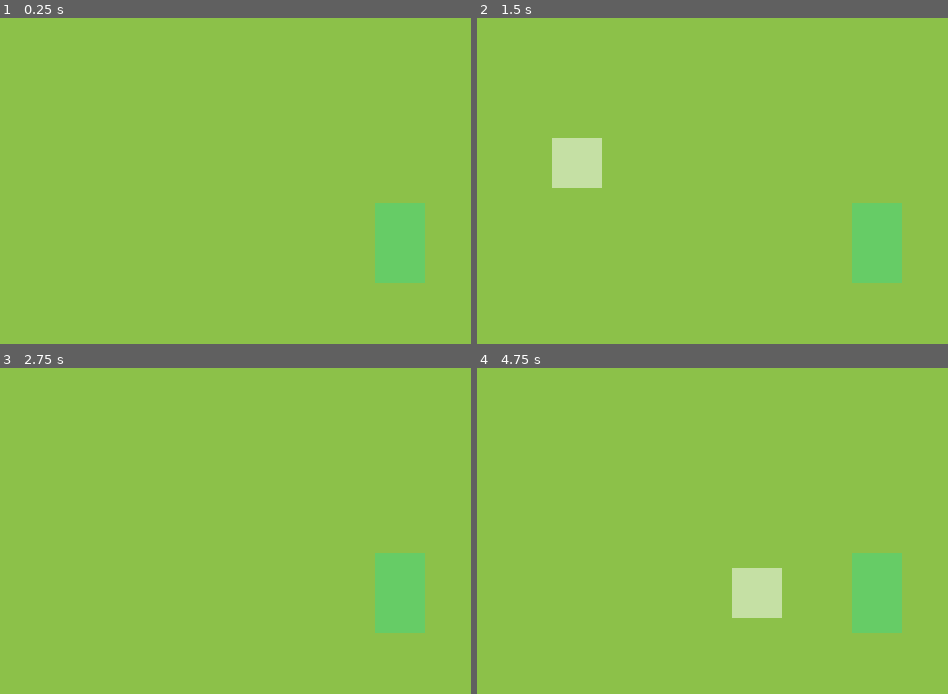
Above: before the commit, frames 1-4 (two rows, left to right).
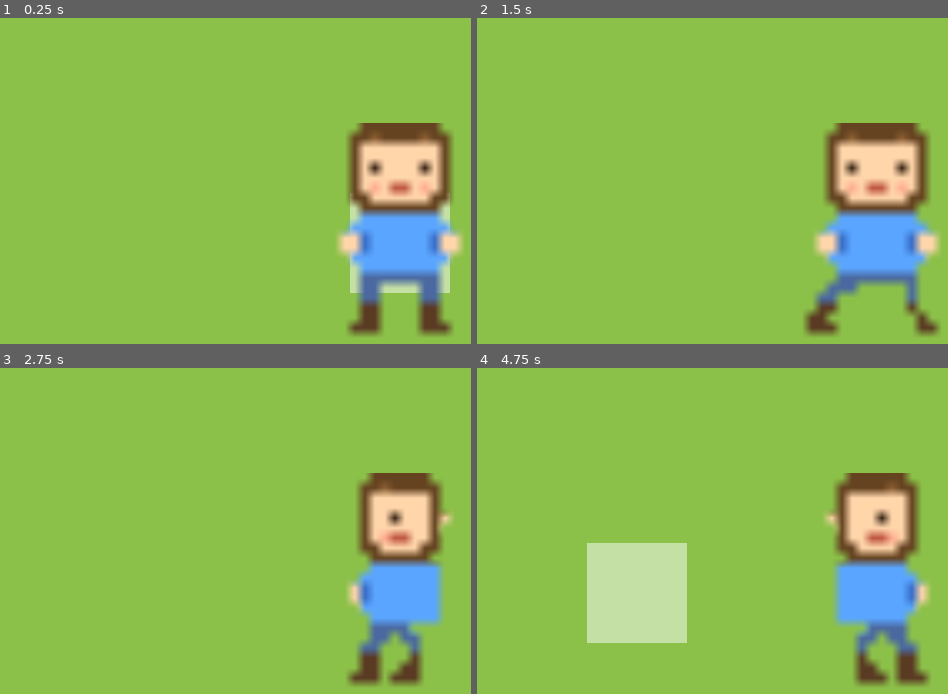
Above: after the commit, the same moments.

Repository: vito-mish/the-merry-fields
Game: Godot game, scene res://scenes/world/main.tscn
Two runs of this game, one before a commit and one after it. Both use one fixed random seed, a clock stepped at 60 frames per second and the inputs below.
Inputs:
- Up to frame 1 (0.25 s): no input
- Up to frame 2 (1.5 s): tap Enter at 0.5 s; hold D (move_right) 0.53-1.28 s; hold S (move_down) from 1.28 s (still down)
- Up to frame 3 (2.75 s): release S (move_down) at 2.03 s; hold D (move_right) from 2.03 s (still down)
- Up to frame 4 (4.75 s): release D (move_right) at 2.78 s; hold W (move_up) 2.78-3.53 s; hold A (move_left) from 3.53 s (still down)

The runs differ from the first frame. In frame 1, 13% of the frame differs, in the area x 71-99%, y 32-98%; in frame 2, 14%; in frame 3, 11%; in frame 4, 19%, in the area x 23-97%, y 32-98%.

Commit message:
Add pixel art player sprites with 4-direction walk animation

Diff:
--- /dev/null
+++ b/assets/sprites/characters/player_frames.tres
@@ -0,0 +1,125 @@
+[gd_resource type="SpriteFrames" load_steps=22 format=3]
+
+[ext_resource type="Texture2D" path="res://assets/sprites/characters/idle_down_0.png" id="1"]
+[ext_resource type="Texture2D" path="res://assets/sprites/characters/walk_down_0.png" id="2"]
+[ext_resource type="Texture2D" path="res://assets/sprites/characters/walk_down_1.png" id="3"]
+[ext_resource type="Texture2D" path="res://assets/sprites/characters/walk_down_2.png" id="4"]
+[ext_resource type="Texture2D" path="res://assets/sprites/characters/walk_down_3.png" id="5"]
+[ext_resource type="Texture2D" path="res://assets/sprites/characters/idle_up_0.png" id="6"]
+[ext_resource type="Texture2D" path="res://assets/sprites/characters/walk_up_0.png" id="7"]
+[ext_resource type="Texture2D" path="res://assets/sprites/characters/walk_up_1.png" id="8"]
+[ext_resource type="Texture2D" path="res://assets/sprites/characters/walk_up_2.png" id="9"]
+[ext_resource type="Texture2D" path="res://assets/sprites/characters/walk_up_3.png" id="10"]
+[ext_resource type="Texture2D" path="res://assets/sprites/characters/idle_left_0.png" id="11"]
+[ext_resource type="Texture2D" path="res://assets/sprites/characters/walk_left_0.png" id="12"]
+[ext_resource type="Texture2D" path="res://assets/sprites/characters/walk_left_1.png" id="13"]
+[ext_resource type="Texture2D" path="res://assets/sprites/characters/walk_left_2.png" id="14"]
+[ext_resource type="Texture2D" path="res://assets/sprites/characters/walk_left_3.png" id="15"]
+[ext_resource type="Texture2D" path="res://assets/sprites/characters/idle_right_0.png" id="16"]
+[ext_resource type="Texture2D" path="res://assets/sprites/characters/walk_right_0.png" id="17"]
+[ext_resource type="Texture2D" path="res://assets/sprites/characters/walk_right_1.png" id="18"]
+[ext_resource type="Texture2D" path="res://assets/sprites/characters/walk_right_2.png" id="19"]
+[ext_resource type="Texture2D" path="res://assets/sprites/characters/walk_right_3.png" id="20"]
+
+[resource]
+animations = [{
+"frames": [{
+"duration": 1.0,
+"texture": ExtResource("1")
+}],
+"loop": true,
+"name": &"idle_down",
+"speed": 5.0
+}, {
+"frames": [{
+"duration": 1.0,
+"texture": ExtResource("2")
+}, {
+"duration": 1.0,
+"texture": ExtResource("3")
+}, {
+"duration": 1.0,
+"texture": ExtResource("4")
+}, {
+"duration": 1.0,
+"texture": ExtResource("5")
+}],
+"loop": true,
+"name": &"walk_down",
+"speed": 8.0
+}, {
+"frames": [{
+"duration": 1.0,
+"texture": ExtResource("6")
+}],
+"loop": true,
+"name": &"idle_up",
+"speed": 5.0
+}, {
+"frames": [{
+"duration": 1.0,
+"texture": ExtResource("7")
+}, {
+"duration": 1.0,
+"texture": ExtResource("8")
+}, {
+"duration": 1.0,
+"texture": ExtResource("9")
+}, {
+"duration": 1.0,
+"texture": ExtResource("10")
+}],
+"loop": true,
+"name": &"walk_up",
+"speed": 8.0
+}, {
+"frames": [{
+"duration": 1.0,
+"texture": ExtResource("11")
+}],
+"loop": true,
+"name": &"idle_left",
+"speed": 5.0
+}, {
+"frames": [{
+"duration": 1.0,
+"texture": ExtResource("12")
+}, {
+"duration": 1.0,
+"texture": ExtResource("13")
+}, {
+"duration": 1.0,
+"texture": ExtResource("14")
+}, {
+"duration": 1.0,
+"texture": ExtResource("15")
+}],
+"loop": true,
+"name": &"walk_left",
+"speed": 8.0
+}, {
+"frames": [{
+"duration": 1.0,
+"texture": ExtResource("16")
+}],
+"loop": true,
+"name": &"idle_right",
+"speed": 5.0
+}, {
+"frames": [{
+"duration": 1.0,
+"texture": ExtResource("17")
+}, {
+"duration": 1.0,
+"texture": ExtResource("18")
+}, {
+"duration": 1.0,
+"texture": ExtResource("19")
+}, {
+"duration": 1.0,
+"texture": ExtResource("20")
+}],
+"loop": true,
+"name": &"walk_right",
+"speed": 8.0
+}]
--- a/scenes/characters/player.tscn
+++ b/scenes/characters/player.tscn
@@ -1,22 +1,24 @@
-[gd_scene load_steps=3 format=3]
+[gd_scene load_steps=4 format=3]
 
 [ext_resource type="Script" path="res://scripts/characters/player.gd" id="1"]
+[ext_resource type="SpriteFrames" path="res://assets/sprites/characters/player_frames.tres" id="2"]
 
 [sub_resource type="CapsuleShape2D" id="1"]
-radius = 5.0
-height = 14.0
+radius = 4.0
+height = 10.0
 
 [node name="Player" type="CharacterBody2D"]
 script = ExtResource("1")
 
-[node name="Placeholder" type="Polygon2D" parent="."]
-polygon = PackedVector2Array(-5, -8, 5, -8, 5, 8, -5, 8)
-color = Color(0.4, 0.8, 0.4, 1.0)
+[node name="AnimatedSprite2D" type="AnimatedSprite2D" parent="."]
+sprite_frames = ExtResource("2")
+animation = "idle_down"
 
 [node name="CollisionShape2D" type="CollisionShape2D" parent="."]
+position = Vector2(0, 6)
 shape = SubResource("1")
 
 [node name="Camera2D" type="Camera2D" parent="."]
-zoom = Vector2(2, 2)
+zoom = Vector2(4, 4)
 
 [node name="InteractArea" type="Area2D" parent="."]
Binary file added: assets/sprites/characters/idle_down_0.png
Not shown, added: assets/sprites/characters/idle_down_0.png.import
Binary file added: assets/sprites/characters/idle_left_0.png
Not shown, added: assets/sprites/characters/idle_left_0.png.import
Binary file added: assets/sprites/characters/idle_right_0.png
Not shown, added: assets/sprites/characters/idle_right_0.png.import
Binary file added: assets/sprites/characters/idle_up_0.png
Not shown, added: assets/sprites/characters/idle_up_0.png.import
Binary file added: assets/sprites/characters/walk_down_0.png
Not shown, added: assets/sprites/characters/walk_down_0.png.import
Binary file added: assets/sprites/characters/walk_down_1.png
Not shown, added: assets/sprites/characters/walk_down_1.png.import
(and 29 more such lines)
